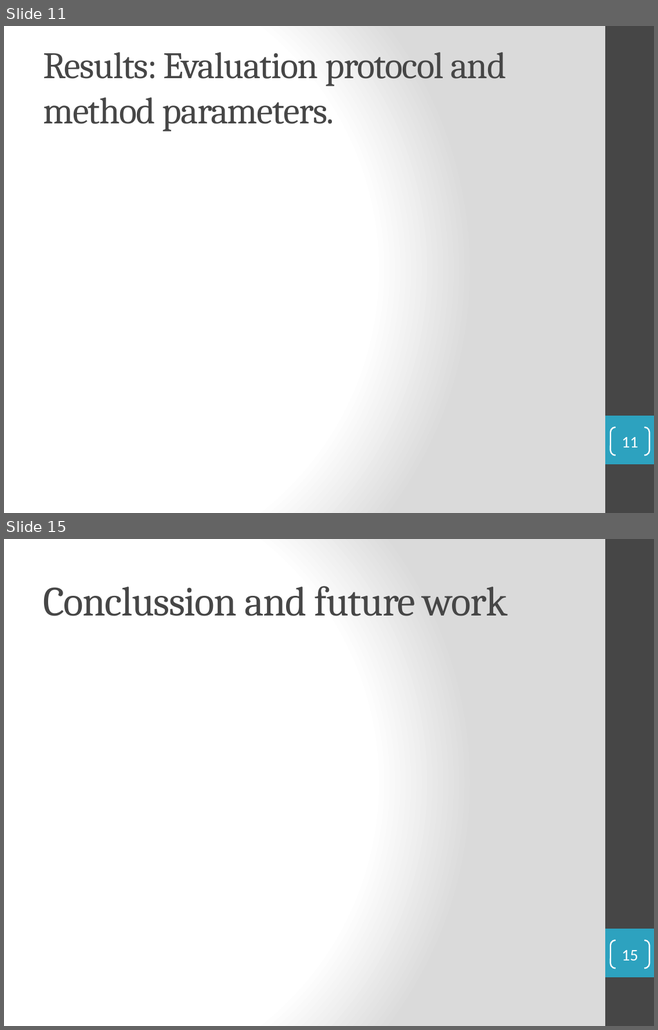
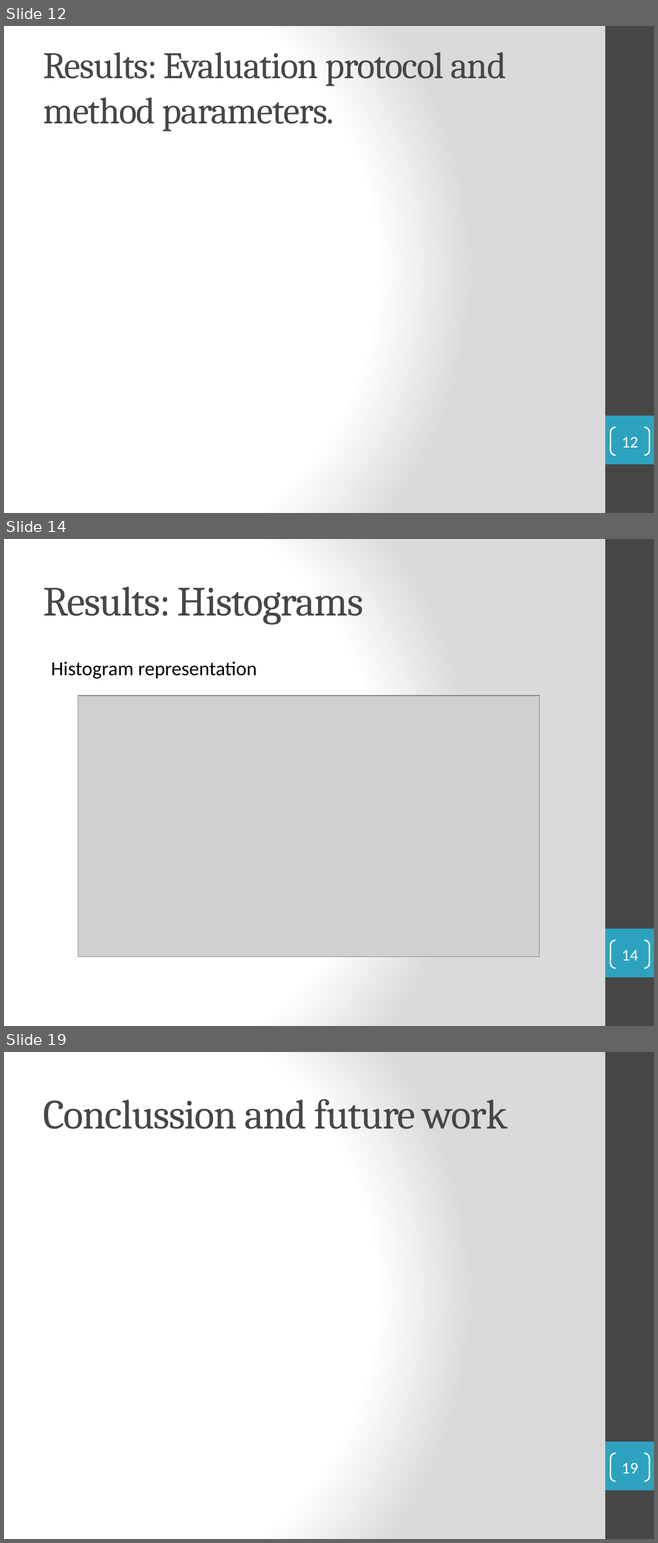
Before and after one commit to Ralleg314/TFG, a slide deck: Presentation.pptx. Shown one above the other, each under a label of ours: slides 11 and 15 before the commit, slides 12, 14 and 19 after it; the slides between them are not shown. The pictures are 658x1030 and 658x1543 pixels, drawn with LibreOffice and Linux fonts; fonts in the diff are those of the drawing; grey boxes stand for pictures. Boxes give left, top, right and bottom in pixels: in the first picture for what was removed or moved away, otherwise in the second. Text is boxed around its words. In the diff, an @@ line names an element or a change of style, - is before the commit and + after.

```diff
--- a/Presentation.pptx
+++ b/Presentation.pptx
@@ slide 14 added at (4, 539, 654, 1026), background gradient #FFFFFF to #DADADA; not listed: 2 template elements that a slide beside it also shows @@
@@ title added at (43, 587, 363, 624), 46 pt, text #464646 @@
+Results: Histograms
@@ text added at (51, 661, 257, 679), 22 pt, text #000000 @@
+Histogram representation
@@ picture added at (78, 696, 539, 957) @@
@@ page number added at (610, 940, 649, 968), outline #FFFFFF 1.5 pt, 18 pt, text #FFFFFF @@
+14
@@ what was slide 11 is now slide 12 @@
@@ page number at (621, 437, 637, 448): text changed @@
-11
+12
@@ what was slide 15 is now slide 19 @@
@@ page number at (621, 1463, 637, 1474): text changed @@
-15
+19
```
Also in this commit, not shown: 9 slides changed, 5 other slides added, 4 slides removed, 1 other file.
